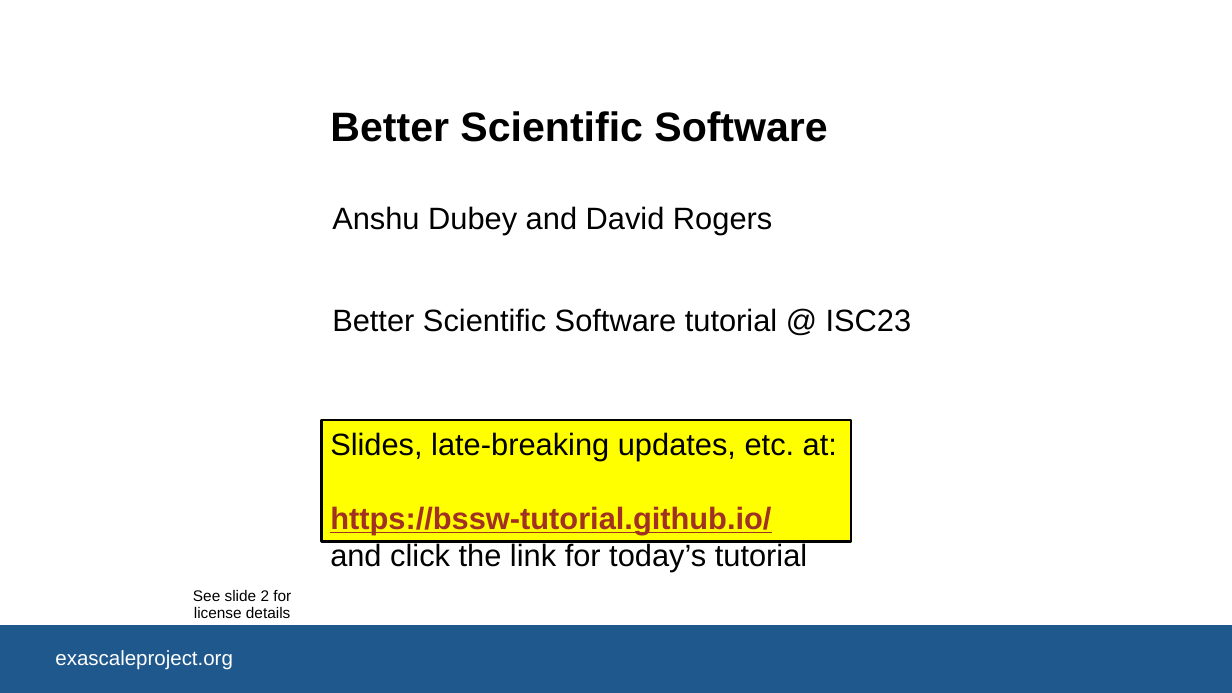
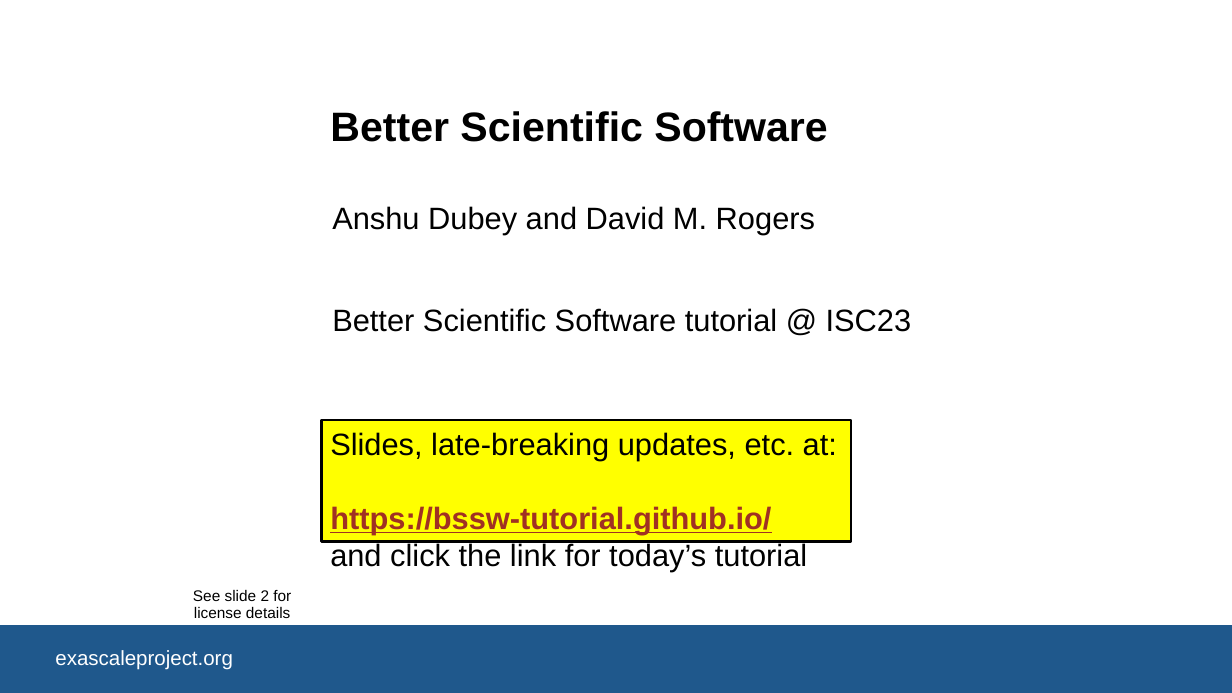
Before and after one commit to bssw-tutorial/presentations, a slide deck: slide 1 of intro-a.pptx. Drawn at 1232x693 pixels with LibreOffice and Linux fonts; fonts in the diff are those of the drawing; background and template pictures are left out. Boxes give left, top, right and bottom in pixels: in the first picture for what was removed or moved away, otherwise in the second. Text is boxed around its words. In the diff, an @@ line names an element or a change of style, - is before the commit and + after.

```diff
--- a/intro-a.pptx
+++ b/intro-a.pptx
@@ subtitle at <box>332,206,815,234</box>: text changed @@
-Anshu Dubey and David Rogers
+Anshu Dubey and David M. Rogers
```
Also in this commit, not shown: 5 other slides changed, 5 other files.
